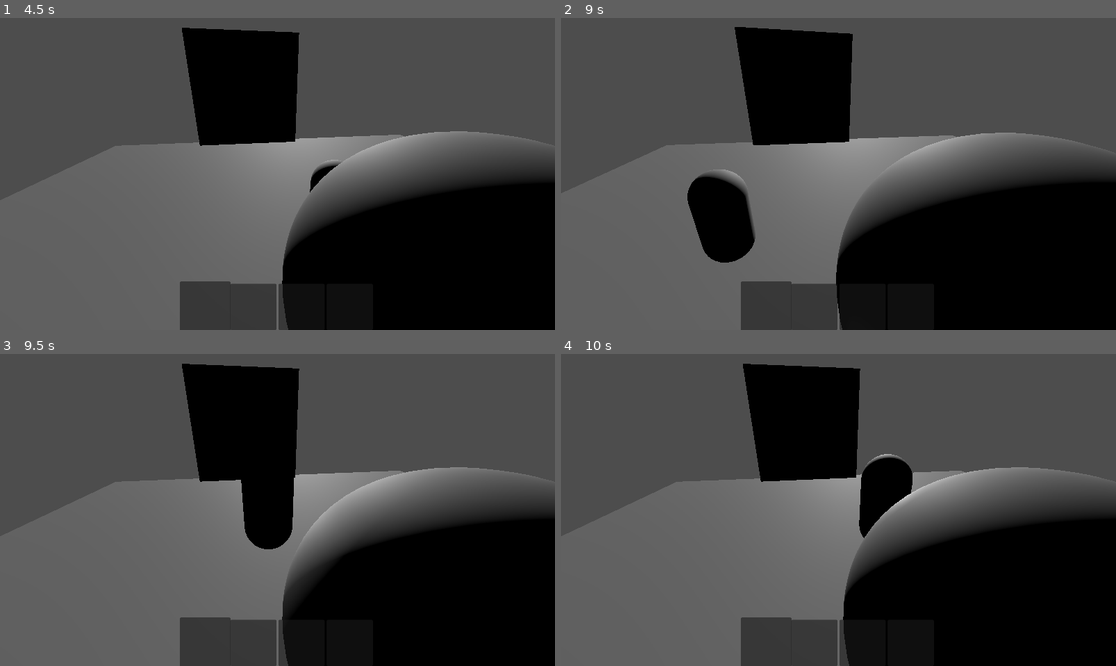
Above: before the commit, frames 1-4 (two rows, left to right).
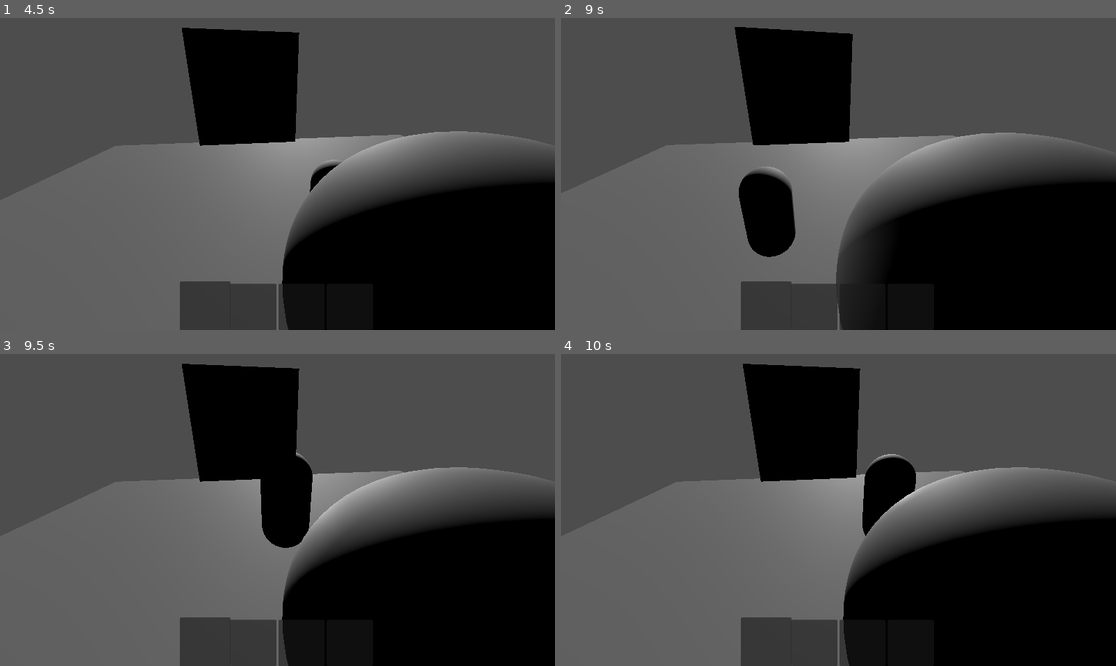
Above: after the commit, the same moments.

Repository: hadll/i-unno
Game: Godot game, scene res://scenes/playground.tscn
Two runs of this game, one before a commit and one after it. Both use one fixed random seed, a clock stepped at 60 frames per second and the inputs below.
Inputs (mouse positions are in pixels of both pictures, inside the frame that each line leads up to):
- Up to frame 1 (4.5 s): tap Enter at 0.5, 2, 2.85, 3.5 s; move the mouse to (305, 174) at 0.52 s; hold W (move_forward) from 0.53 s (still down); tap Ctrl (move_crouch) at 0.6, 4.35 s; click (305, 174) at 0.67 s; tap Space (move_jump) at 0.77, 1.25, 1.52, 2.75, 3.02, 3.77, 4.25 s; move the mouse to (249, 174) at 1.27 s; tap Shift (move_sprint) at 1.35 s; move the mouse to (288, 167) at 2.02 s; tap Backspace at 2.1 s; move the mouse to (271, 180) at 2.77 s; click (271, 180) at 2.92 s; move the mouse to (316, 177) at 3.52 s; tap Tab at 3.6 s; move the mouse to (233, 170) at 4.27 s
- Up to frame 2 (9 s): tap Space (move_jump) at 4.52, 6.02, 6.77, 7.52 s; move the mouse to (844, 174) at 5.02 s; hold Shift (move_sprint) 5.03-5.78 s; click (844, 174) at 5.17 s; move the mouse to (816, 167) at 5.77 s; release W (move_forward) at 5.78 s; hold D (move_right) 5.78-6.53 s; tap Backspace at 5.85 s; move the mouse to (866, 174) at 6.52 s; hold W (move_forward) 6.53-8.78 s; tap Enter at 6.6 s; move the mouse to (810, 174) at 7.27 s; tap Tab at 7.35 s; click (810, 174) at 7.42 s; move the mouse to (849, 167) at 8.02 s; tap Ctrl (move_crouch) at 8.1 s; move the mouse to (832, 180) at 8.77 s; hold A (move_left) from 8.78 s (still down); tap Shift (move_sprint) at 8.85 s
- Up to frame 3 (9.5 s): keep holding A (move_left); tap Space (move_jump) at 9.02 s
- Up to frame 4 (10 s): move the mouse to (877, 513) at 9.52 s; release A (move_left) at 9.53 s; hold W (move_forward) from 9.53 s (still down); tap Backspace at 9.6 s; click (877, 513) at 9.67 s; tap Space (move_jump) at 9.77 s

Frame 1 is identical in both runs. In frame 2, 5.4% of the frame differs, in the area x 22-57%, y 47-95%; in frame 3, 1.9%; in frame 4, 0.3%.

Commit message:
slow down player

Diff:
--- a/scenes/moving_player.tscn
+++ b/scenes/moving_player.tscn
@@ -17,6 +17,8 @@
 
 [node name="MovingPlayer" type="Node3D" unique_id=1745051212 node_paths=PackedStringArray("body", "standing_collider", "crouching_collider", "standing_mesh", "crouching_mesh", "camera_point", "flashlight", "inventory", "freecam")]
 script = ExtResource("1_3mr7f")
+walk_speed = 3.0
+sprint_speed = 5.0
 body = NodePath("Body")
 standing_collider = NodePath("Body/StandingCollider")
 crouching_collider = NodePath("Body/CrouchingCollider")
